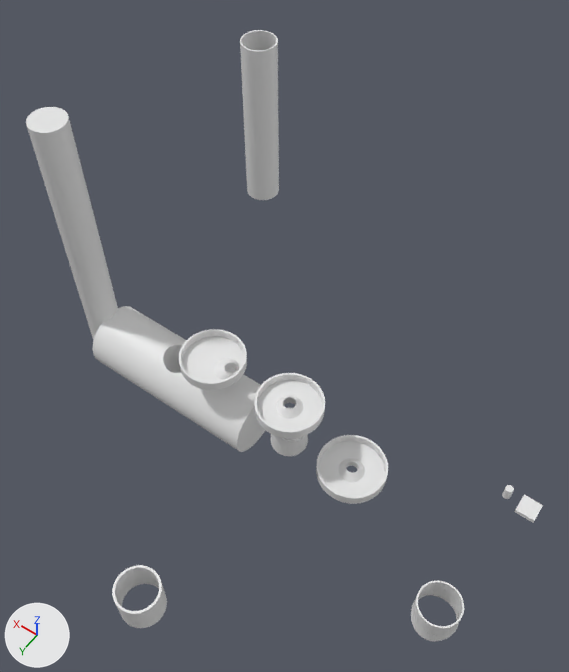
What one commit did to the Blender file hydroponic-fittings/hydroponic-fittings.blend.
One viewpoint serves both versions: a camera (50 mm lens) standing at (-361.0, 519.0, 1069.0) and looking at (36.0, -38.0, 195.0). The lights are fixed; the arrows at lower left show +X, +Y and +Z.

In view in the first picture: '108-OD', '2-inch-OD', '2in-pipe', 'cap-4in', 'cap-offset', 'cap-wide', 'flange', 'station', 'station.001'.
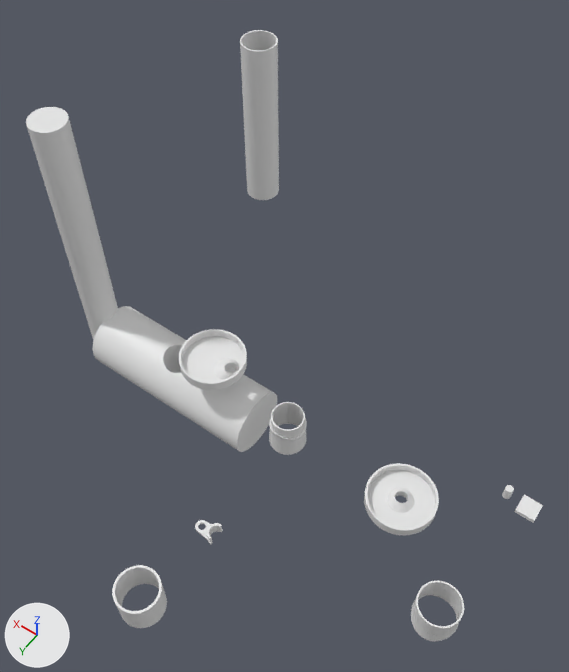
Pixel boxes (x1, y1, x2, y2) of what changed, in the pictures (569 x 672 px):
'cap-wide', moved: before (316, 435, 388, 504); after (364, 463, 439, 535)
'cap-4in', hidden: before (254, 373, 325, 438)
'flange', moved: before (271, 407, 308, 456); after (269, 402, 307, 455)
'float-mount', moved (not visible before): after (195, 520, 223, 544)

What changed in the scene script:
```text
Change ob_float_mount:
    ob_float_mount.location: (0.0, 0.0, 0.0) -> (0.0, 193.0, 0.0)
Change ob_cap_wide:
    ob_cap_wide.location: (-105.0, 0.0, 0.0) -> (-191.0, 0.0, 0.0)
Change ob_cap_4in:
    add ob_cap_4in.hide_viewport = True
Change ob_flange:
    ob_flange.location: (0.0, 0.0, 0.0) -> (0.0, 1.0, 0.0)
```
